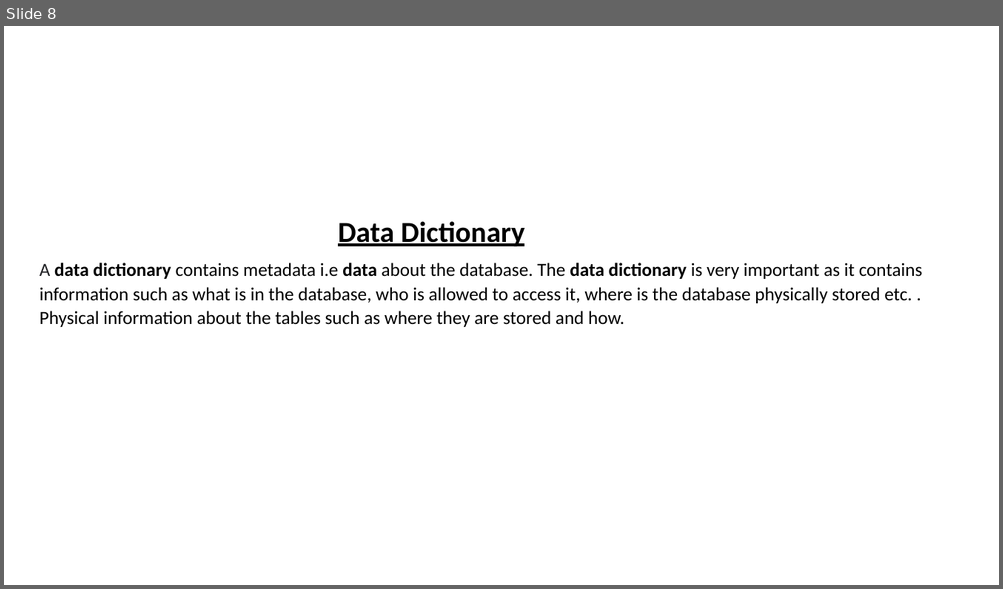
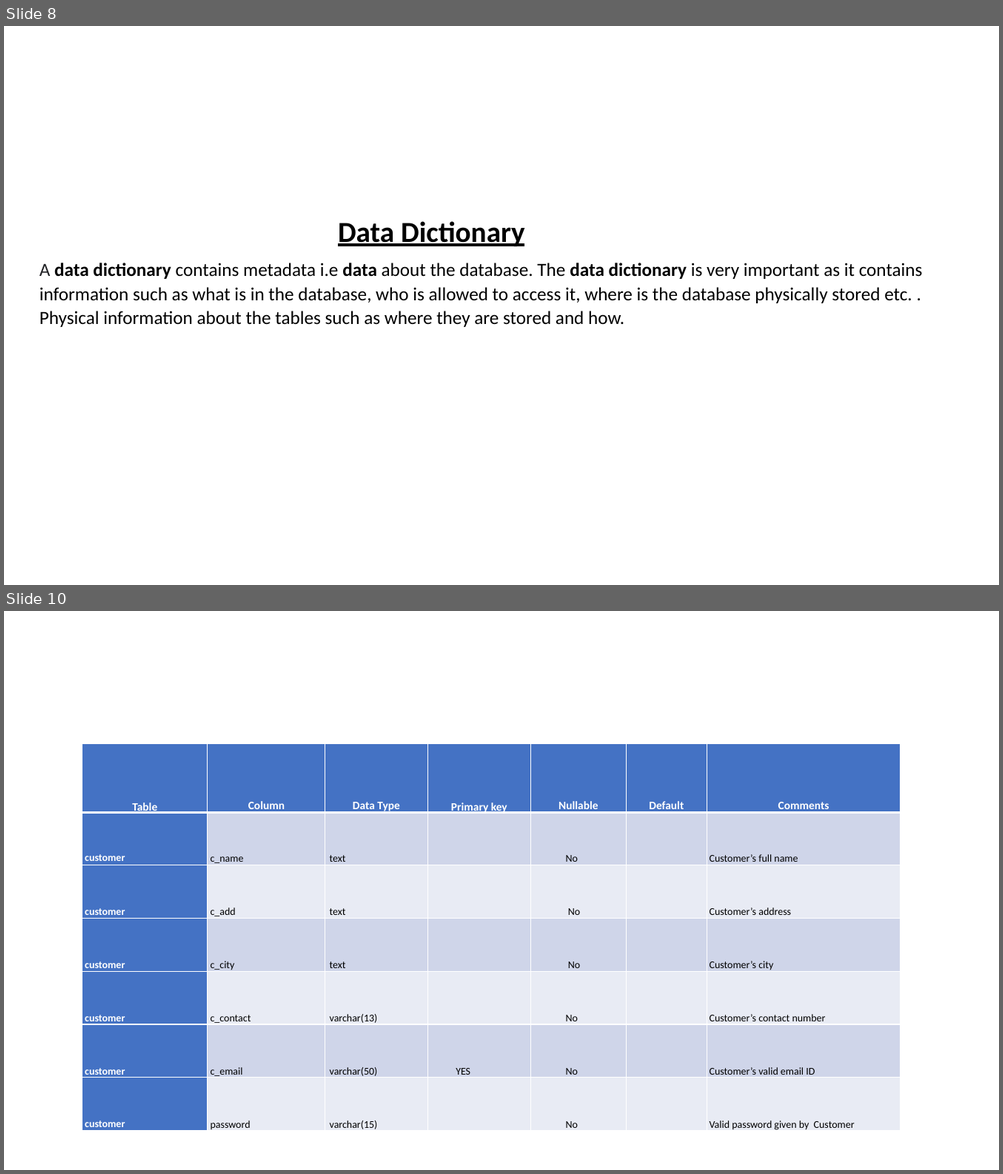
Before and after one commit to debopriyodjghosh/urbanclap, a slide deck: Design Doc/Design document.pptx. Shown one above the other, each under a label of ours: slide 8 before the commit, slides 8 and 10 after it; the slides between them are not shown. The pictures are 1003x589 and 1003x1174 pixels, drawn with LibreOffice and Linux fonts; fonts in the diff are those of the drawing. Boxes give left, top, right and bottom in pixels: in the first picture for what was removed or moved away, otherwise in the second. Text is boxed around its words. In the diff, an @@ line names an element or a change of style, - is before the commit and + after.

```diff
--- a/Design Doc/Design document.pptx
+++ b/Design Doc/Design document.pptx
@@ slide 10 added at (4,611,999,1170), background #FFFFFF @@
@@ table added at (82,743,900,1134), 7 rows, 7 columns @@
+Table | Column | Data Type | Primary key | Nullable | Default | Comments
+customer | c_name | text |  | No |  | Customer’s full name
+customer | c_add | text |  | No |  | Customer’s address
+customer | c_city | text |  | No |  | Customer’s city
+customer | c_contact | varchar(13) |  | No |  | Customer’s contact number
+customer | c_email | varchar(50) | YES | No |  | Customer’s valid email ID
+customer | password | varchar(15) |  | No |  | Valid password given by Customer
```
Also in this commit, not shown: 5 other slides added, 2 slides removed, 1 other file.
